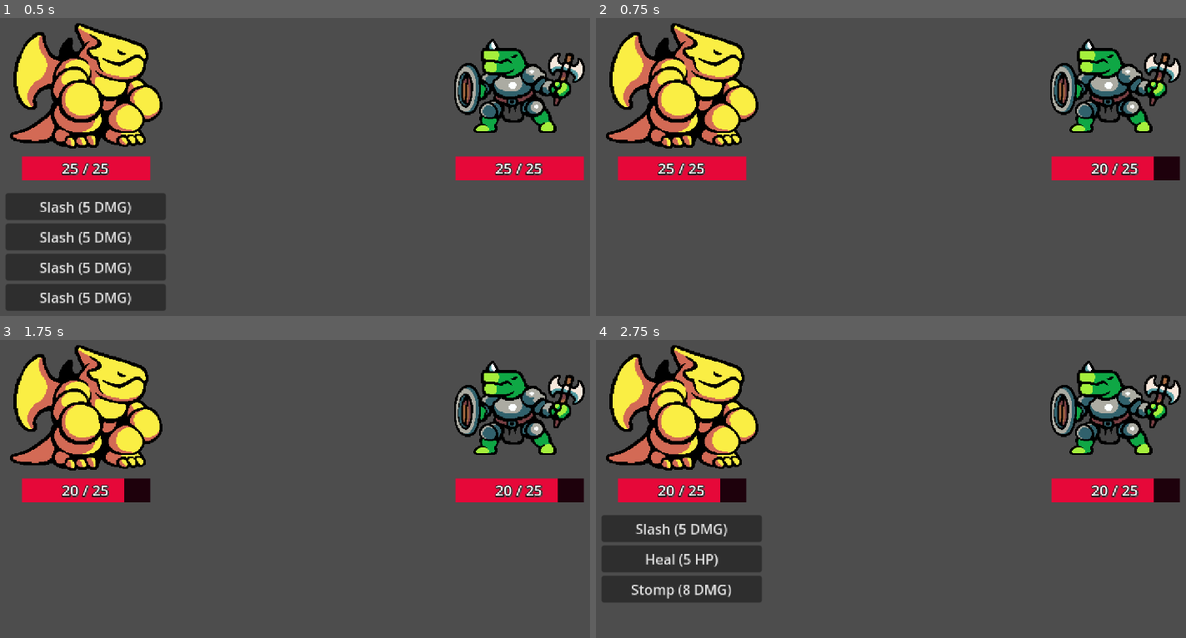
Above: before the commit, frames 1-4 (two rows, left to right).
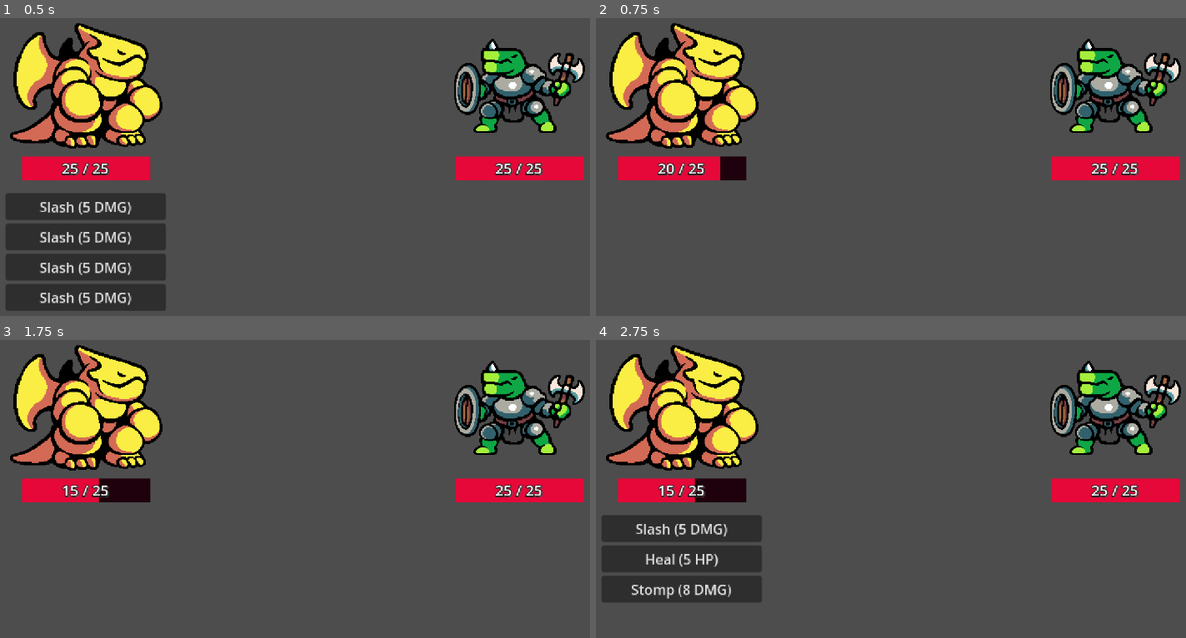
Above: after the commit, the same moments.

Repository: cianamagtipon/ISCS-turnbased
Game: Godot game, scene res://Scenes/battle_scene.tscn
Two runs of this game, one before a commit and one after it. Both use one fixed random seed, a clock stepped at 60 frames per second and the inputs below.
Inputs:
- Up to frame 1 (0.5 s): no input
- Up to frame 2 (0.75 s): click "Slash (5 DMG)" at 0.5 s
- Up to frame 3 (1.75 s): tap Enter at 1.25 s
- Up to frame 4 (2.75 s): tap Space at 2 s

Frame 1 is identical in both runs. In frame 2, 0.8% of the frame differs, in the area x 11-100%, y 46-55%; in frame 3, 0.8%; in frame 4, 0.8%.

Commit message:
modified scripts

Diff:
--- a/Scenes/battle_scene.tscn
+++ b/Scenes/battle_scene.tscn
@@ -10,8 +10,9 @@
 [ext_resource type="Script" path="res://Scripts/player_ui.gd" id="8_70saf"]
 [ext_resource type="Script" path="res://Scripts/combat_button.gd" id="8_pg7va"]
 
-[node name="BattleScene" type="Node2D" node_paths=PackedStringArray("player_char", "enemy_char")]
+[node name="BattleScene" type="Node2D" node_paths=PackedStringArray("enemies", "player_char", "enemy_char")]
 script = ExtResource("1_txayu")
+enemies = [NodePath("Enemy"), NodePath("Enemy")]
 player_char = NodePath("Player")
 enemy_char = NodePath("Enemy")
 
--- a/Scripts/player_ui.gd
+++ b/Scripts/player_ui.gd
@@ -1,6 +1,10 @@
 extends VBoxContainer
 
 @export var buttons: Array
+@export var enemy_buttons: Array
+
+var selected_action: CombatAction
+var selected_enemy: Node
 
 # Called when the node enters the scene tree for the first time.
 func _ready():
@@ -19,10 +23,28 @@
 func _display_combat_actions(combat_actions):
 	for i in len(buttons):
 		var button = get_node(buttons[i])
-
 		if i < len(combat_actions):
 			button.visible = true
 			button.text = combat_actions[i].display_name
 			button.combat_action = combat_actions[i]
 		else:
 			button.visible = false
+
+	var enemies = $"..".enemies
+
+	for j in len(enemy_buttons):
+		var enemy_button = get_node(enemy_buttons[j])
+		if j < enemies.size():
+			enemy_button.visible = true
+			enemy_button.text = enemies[j].name
+			enemy_button.enemy_target = enemies[j]
+		else:
+			enemy_button.visible = false
+
+func on_action_button_pressed(action):
+	selected_action = action
+
+func on_enemy_button_pressed(enemy):
+	selected_enemy = enemy
+	if selected_action:
+		selected_enemy.cast_combat_action(selected_action)
--- a/Scripts/turn_manager.gd
+++ b/Scripts/turn_manager.gd
@@ -1,10 +1,16 @@
 extends Node2D
+
+@export var enemies: Array[Node]
 
 @export var player_char: Node
 @export var enemy_char: Node
+
+@export var next_turn_delay: float = 1.0
+
 var cur_char: Character
 
-@export var next_turn_delay: float = 1.0
+var characters: Array[Node] = []  # List of all characters (player + enemies)
+var cur_index: int = 0            # Current index in the turn order
 
 var game_over : bool = false
 
@@ -13,14 +19,14 @@
 
 # Called when the node enters the scene tree for the first time.
 func _ready():
+	characters.append(player_char)
+	characters += enemies
 	await get_tree().create_timer(0.5).timeout
 	begin_next_turn()
 
 func begin_next_turn():
-	if cur_char == player_char:
-		cur_char = enemy_char
-	else:
-		cur_char = player_char
+	cur_index = (cur_index + 1) % characters.size()
+	cur_char = characters[cur_index]
 
 	emit_signal("character_begin_turn", cur_char)
 
Not shown, changed: .DS_Store
